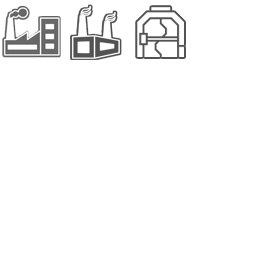
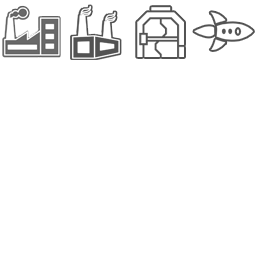
Layer changes from the first 256px x 256px image to the second:
added layer "Layer 1" above "inventory" over <box>194,12,253,50</box>
